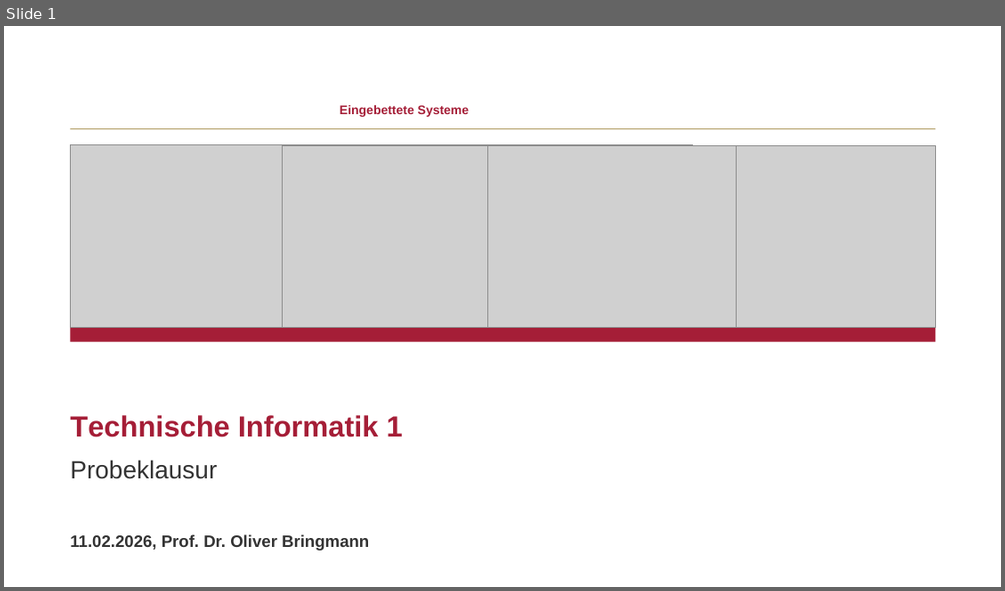
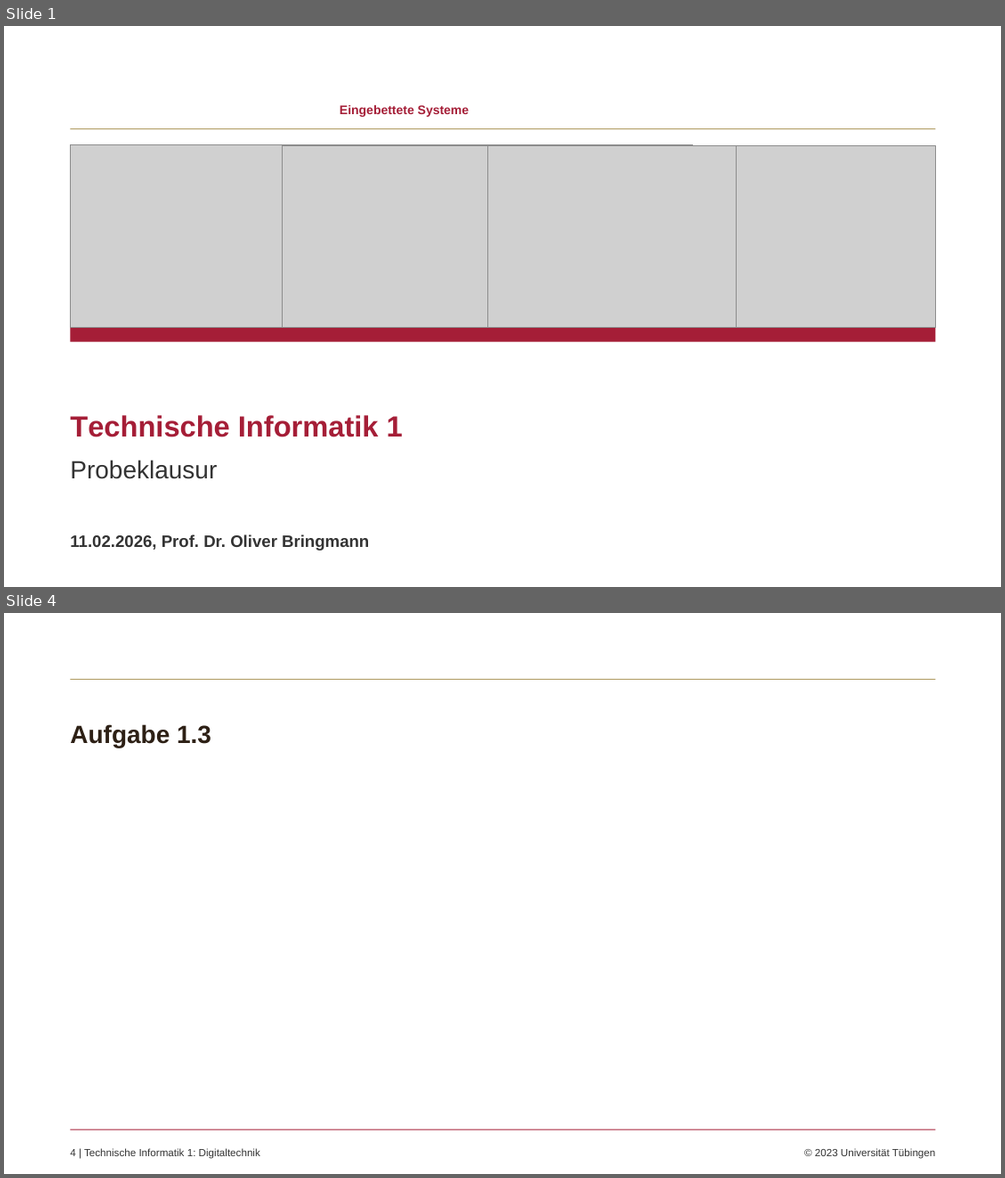
Before and after one commit to koennixer/Probeklausur, a slide deck: Probeklausur.pptx. Shown one above the other, each under a label of ours: slide 1 before the commit, slides 1 and 4 after it; the slides between them are not shown. The pictures are 1005x591 and 1005x1178 pixels, drawn with LibreOffice and Linux fonts; fonts in the diff are those of the drawing; grey boxes stand for pictures; background and template pictures are left out. Boxes give left, top, right and bottom in pixels: in the first picture for what was removed or moved away, otherwise in the second. Text is boxed around its words. In the diff, an @@ line names an element or a change of style, - is before the commit and + after.

Commit message:
Aufgabe 1
Aufgabe 1 done

```diff
--- a/Probeklausur.pptx
+++ b/Probeklausur.pptx
@@ slide 4 added at <box>4,613,1001,1174</box>, background #FFFFFF @@
@@ line added from (71, 680) to (936, 680), #B4A069 0.75 pt @@
@@ title added at <box>70,724,211,747</box>, 24 pt, text #2D2015, bold @@
+Aufgabe 1.3
@@ line added from (71, 1130) to (936, 1130), #A51E37 0.75 pt @@
@@ text added at <box>70,1148,936,1159</box>, 10 pt, text #333333 @@
+4 | Technische Informatik 1: Digitaltechnik © 2023 Universität Tübingen
```
Also in this commit, not shown: 2 other slides added.
